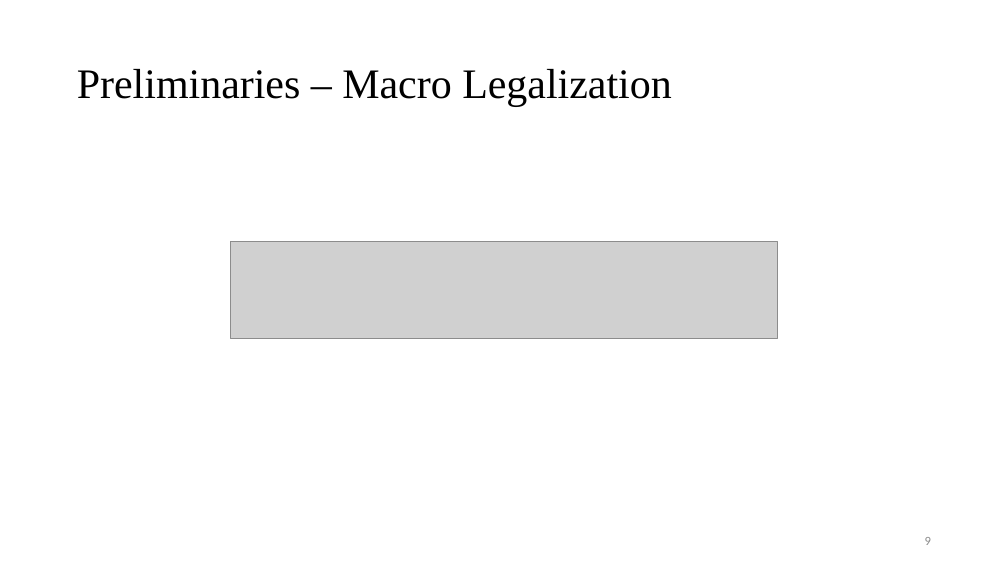
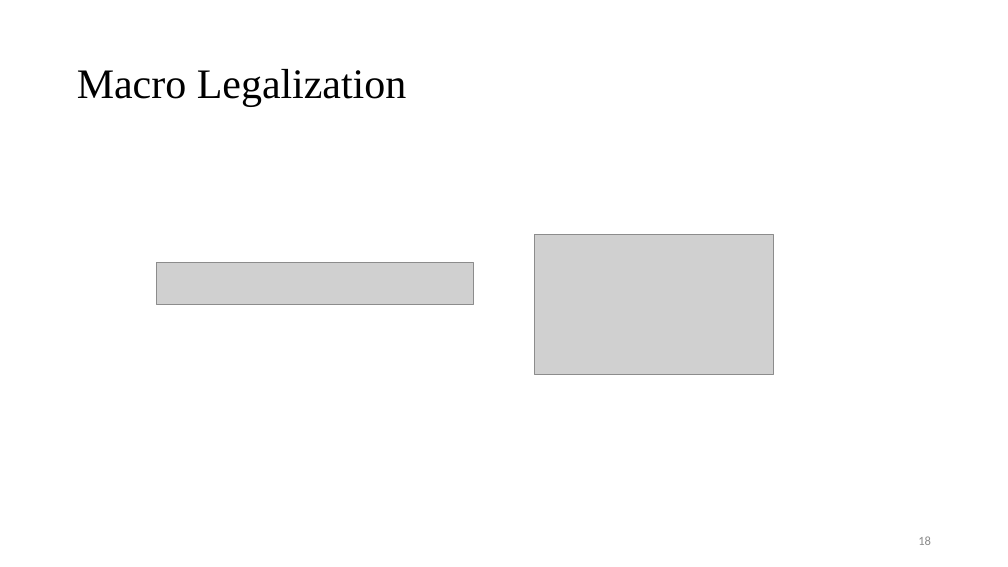
Before and after one commit to Pacific-Feng-Studuies/Studied-Papers, a slide deck: slide 19 of GM/Placement/Stronger Mixed-Size Placement Backbone Considering Second-Order Information/Stronger Mixed-Size Placement Backbone Considering Second-Order Information.pptx (slide 10 before the commit). Drawn at 1008x567 pixels with LibreOffice and Linux fonts; fonts in the diff are those of the drawing; grey boxes stand for pictures. Boxes give left, top, right and bottom in pixels: in the first picture for what was removed or moved away, otherwise in the second. Text is boxed around its words. In the diff, an @@ line names an element or a change of style, - is before the commit and + after.

Commit message:
2023/12/14

```diff
--- a/GM/Placement/Stronger Mixed-Size Placement Backbone Considering Second-Order Information/Stronger Mixed-Size Placement Backbone Considering Second-Order Information.pptx
+++ b/GM/Placement/Stronger Mixed-Size Placement Backbone Considering Second-Order Information/Stronger Mixed-Size Placement Backbone Considering Second-Order Information.pptx
@@ title at <box>77,69,407,106</box>: text changed @@
-Preliminaries – Macro Legalization
+Macro Legalization
@@ picture added at <box>535,234,774,374</box> @@
@@ picture added at <box>157,262,473,304</box> @@
@@ picture removed at <box>231,241,777,338</box> @@
@@ page number at <box>918,536,931,545</box>: text changed @@
-9
+18
```
Also in this commit, not shown: 6 other slides changed, 7 slides added.
